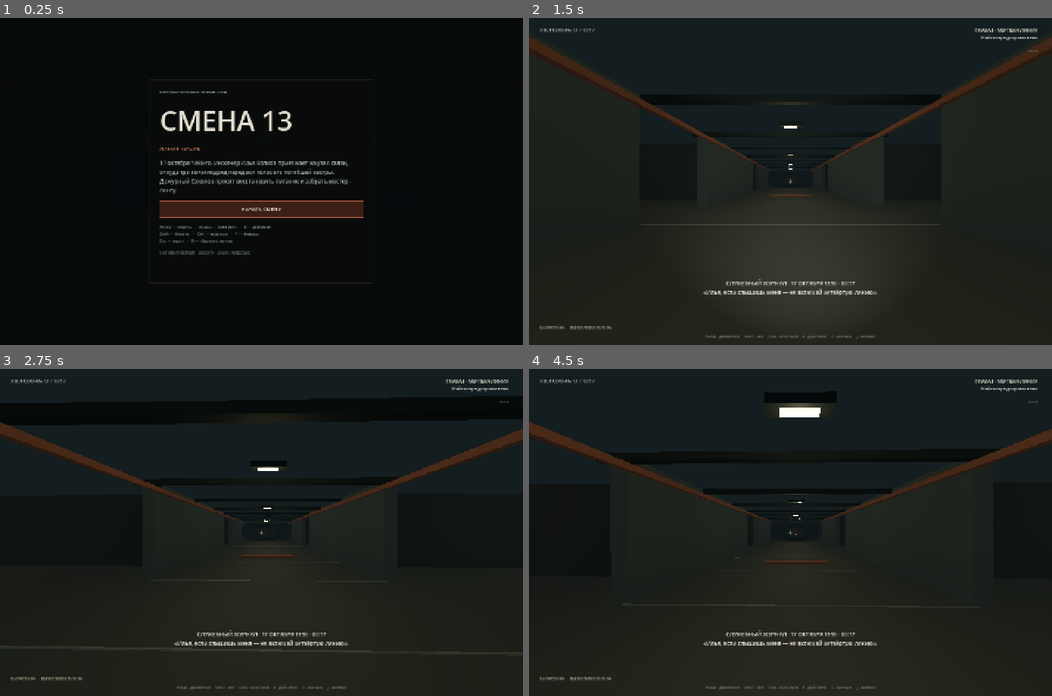
Above: before the commit, frames 1-4 (two rows, left to right).
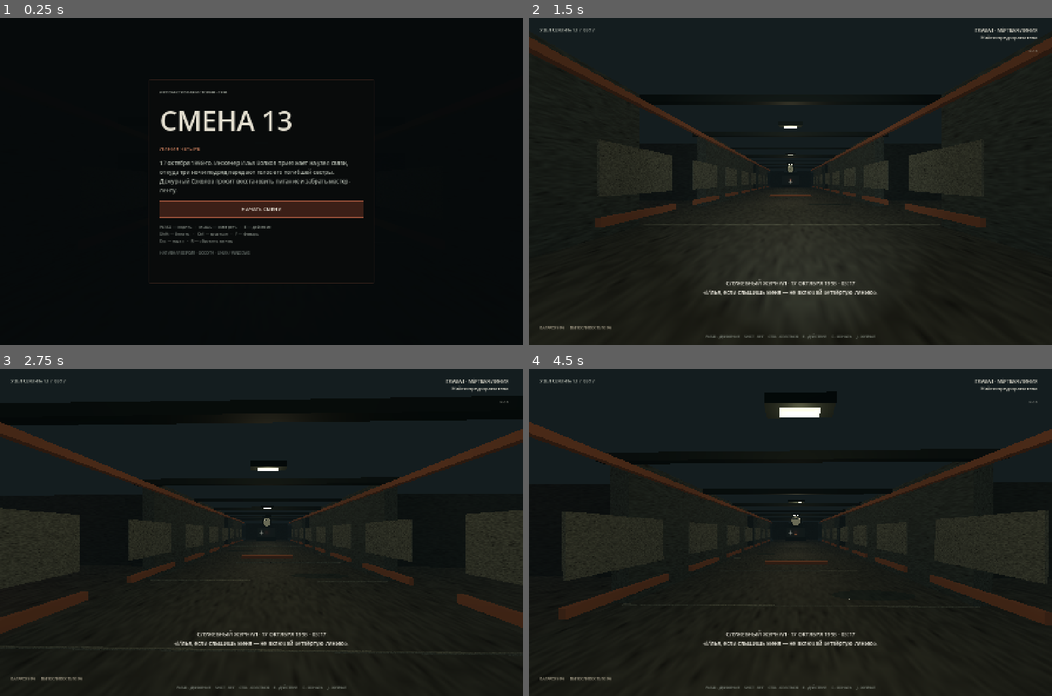
Above: after the commit, the same moments.

Repository: milalulu/night-shift-game
Game: Godot game, scene res://scenes/main.tscn
Two runs of this game, one before a commit and one after it. Both use one fixed random seed, a clock stepped at 60 frames per second and the inputs below.
Inputs (mouse positions are in pixels of both pictures, inside the frame that each line leads up to):
- Up to frame 1 (0.25 s): no input
- Up to frame 2 (1.5 s): click "НАЧАТЬ СМЕНУ" at 0.5 s; tap Enter at 1.25 s; move the mouse to (816, 181) at 1.27 s; hold W (move_forward) from 1.28 s (still down); hold Ctrl (crouch) from 1.28 s (still down)
- Up to frame 3 (2.75 s): keep holding W (move_forward); move the mouse to (235, 532) at 2.02 s; release Ctrl (crouch) at 2.03 s; tap F (flashlight) at 2.1 s
- Up to frame 4 (4.5 s): move the mouse to (800, 525) at 2.77 s; hold E (interact) 2.78-3.53 s; move the mouse to (785, 539) at 3.52 s; tap J (journal) at 3.6 s; release W (move_forward) at 4.25 s; click "E · ПРОДОЛЖИТЬ" at 4.25 s

The runs differ from the first frame. In frame 2, 2.4% of the frame differs, in the area x 12-88%, y 40-64%; in frame 3, 5.2%, in the area x 0-100%, y 42-87%; in frame 4, 4.4%.

Commit message:
Finish native Episode II and polish station visuals

Diff:
--- a/native/scripts/main.gd
+++ b/native/scripts/main.gd
@@ -1,7 +1,10 @@
 extends Node3D
 
 const PlayerController = preload("res://scripts/player_controller.gd")
-const SAVE_PATH := "user://shift13_native.cfg"
+const SAVE_PATH_E1 := "user://shift13_episode1.cfg"
+const SAVE_PATH_E2 := "user://shift13_episode2.cfg"
+const SAVE_PATH_LEGACY := "user://shift13_native.cfg"
+const PROFILE_PATH := "user://shift13_profile.cfg"
 
 var player
 var world_environment: WorldEnvironment
@@ -77,9 +80,15 @@
 var clock_timer := 0.0
 var game_started := false
 var has_checkpoint := false
+var has_checkpoint_e1 := false
+var has_checkpoint_e2 := false
 var game_paused := false
+
+func _active_save_path() -> String:
+	return SAVE_PATH_E2 if current_episode == 2 else SAVE_PATH_E1
+
+var choice_active := false
 var reading_document := false
-var choice_active := false
 var hiding := false
 var last_noise_position := Vector3.ZERO
 var noise_level := 0.0
@@ -126,6 +135,28 @@
 		"paper": _material(Color("#c5bda5")),
 		"black": _material(Color("#070908")),
 	}
+	var wall_grain := _grain_texture(13)
+	var floor_grain := _grain_texture(104)
+	var wood_grain := _grain_texture(31)
+	for key in ["wall","wall_dark","concrete"]:
+		(mats[key] as StandardMaterial3D).albedo_texture = wall_grain
+		(mats[key] as StandardMaterial3D).uv1_scale = Vector3(3.0,3.0,3.0)
+	(mats.floor as StandardMaterial3D).albedo_texture = floor_grain
+	(mats.floor as StandardMaterial3D).uv1_scale = Vector3(4.0,4.0,4.0)
+	(mats.wood as StandardMaterial3D).albedo_texture = wood_grain
+	(mats.wood as StandardMaterial3D).uv1_scale = Vector3(2.0,2.0,2.0)
+
+func _grain_texture(seed: int) -> Texture2D:
+	var rng := RandomNumberGenerator.new()
+	rng.seed = seed
+	var image := Image.create(96,96,false,Image.FORMAT_RGBA8)
+	for y in range(96):
+		for x in range(96):
+			var value := rng.randf_range(.64,1.0)
+			if rng.randf()<.018:
+				value *= .52
+			image.set_pixel(x,y,Color(value,value,value,1.0))
+	return ImageTexture.create_from_image(image)
 
 func _material(color: Color, emission: Color = Color.BLACK, metallic: float = 0.0) -> StandardMaterial3D:
 	var material := StandardMaterial3D.new()
@@ -224,6 +255,79 @@
 	label.pixel_size = .004
 	add_child(label)
 
+func _add_clock(position: Vector3) -> void:
+	var housing := MeshInstance3D.new()
+	var face_mesh := CylinderMesh.new()
+	face_mesh.top_radius = .44
+	face_mesh.bottom_radius = .44
+	face_mesh.height = .12
+	housing.mesh = face_mesh
+	housing.rotation.x = PI/2.0
+	housing.position = position
+	housing.material_override = mats.dark_metal
+	add_child(housing)
+	var face := MeshInstance3D.new()
+	var face_disc := CylinderMesh.new()
+	face_disc.top_radius = .36
+	face_disc.bottom_radius = .36
+	face_disc.height = .025
+	face.mesh = face_disc
+	face.rotation.x = PI/2.0
+	face.position = position + Vector3(0,0,.075)
+	face.material_override = mats.paper
+	add_child(face)
+	var dial := Label3D.new()
+	dial.text = "03:17"
+	dial.position = position + Vector3(0,-.08,.095)
+	dial.font_size = 24
+	dial.pixel_size = .0035
+	dial.modulate = Color("#743e2f")
+	add_child(dial)
+
+func _add_puddle(position: Vector3) -> void:
+	var puddle := MeshInstance3D.new()
+	var sphere := SphereMesh.new()
+	sphere.radius = .58
+	sphere.height = .035
+	puddle.mesh = sphere
+	puddle.position = position
+	puddle.scale = Vector3(1.8,.38,.72)
+	var water := StandardMaterial3D.new()
+	water.albedo_color = Color(.12,.18,.18,.43)
+	water.metallic = .3
+	water.roughness = .16
+	water.transparency = BaseMaterial3D.TRANSPARENCY_ALPHA
+	puddle.material_override = water
+	puddle.cast_shadow = GeometryInstance3D.SHADOW_CASTING_SETTING_OFF
+	add_child(puddle)
+
+func _add_dust(center: Vector3, extents: Vector3, amount: int) -> void:
+	var particles := GPUParticles3D.new()
+	particles.position = center
+	particles.amount = amount
+	particles.lifetime = 7.0
+	particles.preprocess = 3.0
+	var process := ParticleProcessMaterial.new()
+	process.emission_shape = ParticleProcessMaterial.EMISSION_SHAPE_BOX
+	process.emission_box_extents = extents
+	process.direction = Vector3(0,1,0)
+	process.spread = 180.0
+	process.initial_velocity_min = .015
+	process.initial_velocity_max = .09
+	process.gravity = Vector3(0,.01,0)
+	process.scale_min = .012
+	process.scale_max = .035
+	particles.process_material = process
+	var dust := QuadMesh.new()
+	dust.size = Vector2(.035,.035)
+	var dust_material := StandardMaterial3D.new()
+	dust_material.shading_mode = BaseMaterial3D.SHADING_MODE_UNSHADED
+	dust_material.transparency = BaseMaterial3D.TRANSPARENCY_ALPHA
+	dust_material.albedo_color = Color(.72,.72,.65,.22)
+	dust.material = dust_material
+	particles.draw_pass_1 = dust
+	add_child(particles)
+
 func _build_station() -> void:
 	# Main relay hall and four rooms.
 	_floor(0,0,8,40)
@@ -233,6 +337,9 @@
 	for z in range(-18, 19, 4):
 		_solid_box("Ceiling beam", Vector3(0,3.22,z), Vector3(8.7,.18,.22), mats.dark_metal, false)
 		_solid_box("Floor seam", Vector3(0,.012,z), Vector3(7.7,.018,.035), mats.concrete, false)
+		for side in [-1.0,1.0]:
+			_solid_box("Painted wall panel",Vector3(side*3.76,1.38,z),Vector3(.045,1.12,2.5),mats.concrete,false)
+			_solid_box("Rust wall brace",Vector3(side*3.71,.32,z),Vector3(.12,.18,2.65),mats.rust,false)
 	for x in [-4.0,4.0]:
 		_wall_x(x,-20,-10.1)
 		_wall_x(x,-5.9,5.9)
@@ -288,6 +395,10 @@
 	_sign("КАБЕЛЬНЫЙ ТОННЕЛЬ",0,2.45,-34.5,18)
 	_sign("АРХИВ ЛЕНТ",-13,2.45,-43.7,17)
 	_sign("КОММУТАТОР",0,2.35,-44,18)
+	_add_clock(Vector3(0,2.45,-6.35))
+	for puddle in [Vector3(-2.2,.012,-4.4),Vector3(1.9,.012,5.2),Vector3(-1.3,.012,-35.8),Vector3(2.1,.012,-46.0)]:
+		_add_puddle(puddle)
+	_add_dust(Vector3(0,1.8,-36),Vector3(3.1,2.1,9),44)
 	# Tables and shelving provide readable silhouettes and cover.
 	_table(-10,-8,2.3,1.15)
 	_shelf(13,-8)
@@ -338,6 +449,7 @@
 	_floor(100,0,8,40)
 	_floor(90,0,12,40)
 	_floor(110,0,12,40)
+	_floor(100,25,40,10)
 	_floor(100,-26,16,12)
 	_floor(100,-40,16,16)
 	for x in [96.0,104.0]:
@@ -377,6 +489,16 @@
 	_sign("ЭФИРНАЯ",90,2.45,12.75,16)
 	_sign("ЩИТОВАЯ",100,2.45,-29.5,16)
 	_sign("ПЕРЕДАТЧИК",100,2.45,-44,18)
+	# Rooftop antenna and old acoustic treatment make the second location distinct.
+	_floor(100,29,40,18)
+	_wall_x(80,20,38,mats.wall_dark)
+	_wall_x(120,20,38,mats.wall_dark)
+	_wall_z(38,80,120,mats.wall_dark)
+	_solid_box("Broadcast mast",Vector3(100,5.2,27),Vector3(.22,10.4,.22),mats.metal,false)
+	for y in [2.8,5.2,7.6]:
+		_solid_box("Mast crossbar",Vector3(100,y,27),Vector3(3.3,.12,.12),mats.rust,false)
+	_solid_box("Antenna shadow",Vector3(100,3.22,-8),Vector3(8.6,.1,.22),mats.dark_metal,false)
+	_add_dust(Vector3(100,1.8,-8),Vector3(3.1,2.1,9),36)
 	_table(90,-8,2.2,1.15)
 	_table(110,-8,2.2,1.1)
 	_table(90,8,2.2,1.05)
@@ -1588,12 +1710,21 @@
 	config.set_value("episode2","power",episode2_power)
 	config.set_value("episode2","gate_open",episode2_gate_open)
 	config.set_value("episode2","ending",episode2_ending)
-	config.save(SAVE_PATH)
+	config.save(SAVE_PATH_E1 if current_episode == 1 else SAVE_PATH_E2)
 	has_checkpoint = true
 
 func _load_checkpoint() -> void:
 	var config := ConfigFile.new()
-	if config.load(SAVE_PATH) != OK:
+	if FileAccess.file_exists(SAVE_PATH_LEGACY):
+		var legacy := ConfigFile.new()
+		if legacy.load(SAVE_PATH_LEGACY) == OK:
+			var episode := int(legacy.get_value("run","current_episode",1))
+			legacy.save(SAVE_PATH_E1 if episode == 1 else SAVE_PATH_E2)
+			DirAccess.remove_absolute(ProjectSettings.globalize_path(SAVE_PATH_LEGACY))
+	var preferred := SAVE_PATH_E1
+	if current_episode == 2 or config.load(SAVE_PATH_E1) != OK:
+		preferred = SAVE_PATH_E2
+	if config.load(preferred) != OK:
 		has_checkpoint = false
 		return
 	has_checkpoint = true
Not shown, changed: native/README.md
